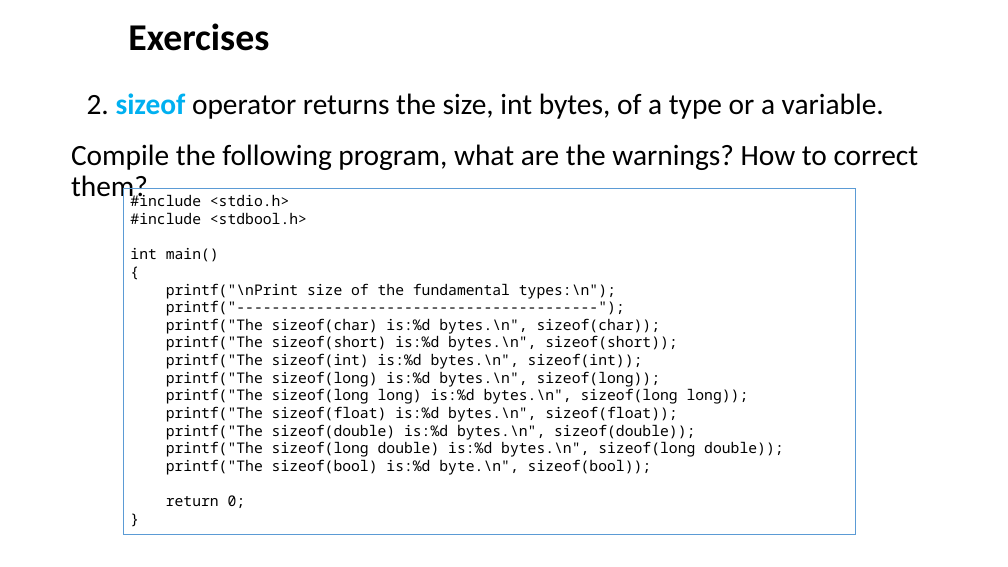
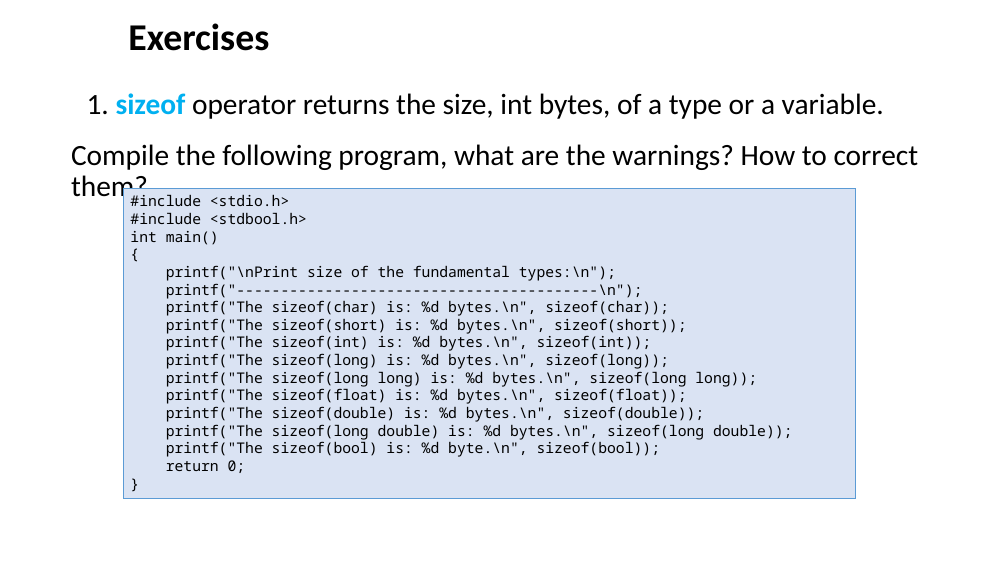
Before and after one commit to ShiqiYu/CPP, a slide deck: slide 13 of week02/Lab02.pptx (slide 14 before the commit). Drawn at 1008x567 pixels with LibreOffice and Linux fonts; fonts in the diff are those of the drawing; background and template pictures are left out. Boxes give left, top, right and bottom in pixels: in the first picture for what was removed or moved away, otherwise in the second. Text is boxed around its words. In the diff, an @@ line names an element or a change of style, - is before the commit and + after.

```diff
--- a/week02/Lab02.pptx
+++ b/week02/Lab02.pptx
@@ title at bbox=[87, 93, 884, 119]: text changed @@
-2. sizeof operator returns the size, int bytes, of a type or a variable.
+1. sizeof operator returns the size, int bytes, of a type or a variable.
@@ rectangle "#include <stdio.h>": place and size @@
-rectangle "#include <stdio.h>" at bbox=[123, 188, 856, 535]
+rectangle "#include <stdio.h>" at bbox=[123, 188, 856, 499]
@@ rectangle "#include <stdio.h>" at bbox=[123, 188, 856, 499]: fill none to #DAE3F3 @@
@@ text in rectangle at bbox=[166, 283, 792, 457]: text changed @@
-printf("-----------------------------------------");
-printf("The sizeof(char) is:%d bytes.\n", sizeof(char));
-printf("The sizeof(short) is:%d bytes.\n", sizeof(short));
-printf("The sizeof(int) is:%d bytes.\n", sizeof(int));
-printf("The sizeof(long) is:%d bytes.\n", sizeof(long));
-printf("The sizeof(long long) is:%d bytes.\n", sizeof(long long));
-printf("The sizeof(float) is:%d bytes.\n", sizeof(float));
-printf("The sizeof(double) is:%d bytes.\n", sizeof(double));
-printf("The sizeof(long double) is:%d bytes.\n", sizeof(long double));
-printf("The sizeof(bool) is:%d byte.\n", sizeof(bool));
+printf("-----------------------------------------\n");
+printf("The sizeof(char) is: %d bytes.\n", sizeof(char));
+printf("The sizeof(short) is: %d bytes.\n", sizeof(short));
+printf("The sizeof(int) is: %d bytes.\n", sizeof(int));
+printf("The sizeof(long) is: %d bytes.\n", sizeof(long));
+printf("The sizeof(long long) is: %d bytes.\n", sizeof(long long));
+printf("The sizeof(float) is: %d bytes.\n", sizeof(float));
+printf("The sizeof(double) is: %d bytes.\n", sizeof(double));
+printf("The sizeof(long double) is: %d bytes.\n", sizeof(long double));
+printf("The sizeof(bool) is: %d byte.\n", sizeof(bool));
```
Also in this commit, not shown: 4 other slides changed, 3 slides removed.
